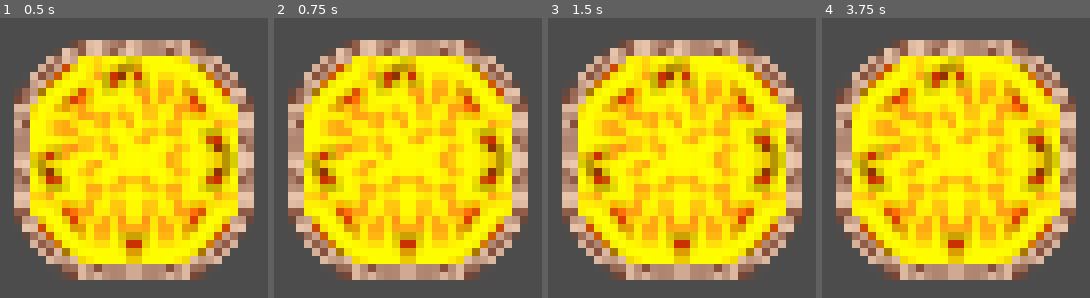
Above: before the commit, frames 1-4 (left to right).
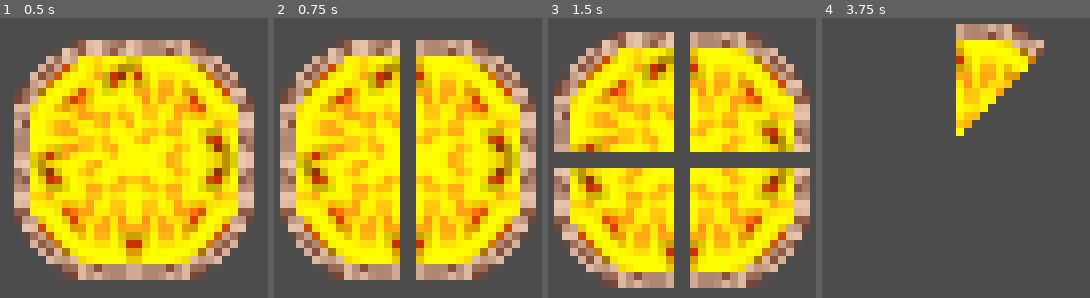
Above: after the commit, the same moments.

Repository: swashdev/minigame-madness
Game: Godot game, scene res://mini/za/scenes/za_minigame.tscn
Same seed, same stepped clock (60 frames per second), same inputs: the game is played once before the commit and once after it. This scene is started directly instead of the project's main scene.
Inputs:
- Up to frame 1 (0.5 s): no input
- Up to frame 2 (0.75 s): tap Enter at 0.5 s; hold Right (move_right) from 0.53 s (still down); hold Space (action) from 0.53 s (still down)
- Up to frame 3 (1.5 s): keep holding Right (move_right); tap Up (move_up) at 0.77 s; release Space (action) at 1.28 s; tap Space (action) at 1.35 s
- Up to frame 4 (3.75 s): tap Up (move_up) at 1.52, 3.02 s; tap Enter at 2 s; release Right (move_right) at 2.03 s; hold Left (move_left) 2.03-2.78 s; hold Space (action) 2.03-2.78 s; hold Right (move_right) from 2.78 s (still down); tap Space (action) at 2.85 s; hold Space (action) from 3.53 s (still down)

Frame 1 is identical in both runs. In frame 2, 46% of the frame differs, in the area x 2-98%, y 7-94%; in frame 3, 60%; in frame 4, 68%, in the area x 5-95%, y 2-94%.

Commit message:
[ZA] add a basic script for the minigame.
The initial script has a basic test mainloop which slices the 'za on a
press of the spacebar.  A "won" signal is declared when the 'za is fully
eaten, but if the minigame is asked to `decide` early it will emit the
"won" signal if the 'za is fully sliced; otherwise a "lost" signal is
emitted.

Diff:
--- a/mini/za/scenes/za_minigame.tscn
+++ b/mini/za/scenes/za_minigame.tscn
@@ -1,7 +1,7 @@
 [gd_scene load_steps=3 format=2]
 
 [ext_resource path="res://mini/za/scenes/za.tscn" type="PackedScene" id=1]
-[ext_resource path="res://shared/scripts/minigame.gd" type="Script" id=2]
+[ext_resource path="res://mini/za/scripts/za_minigame.gd" type="Script" id=2]
 
 [node name="ZaMinigame" type="Node2D"]
 script = ExtResource( 2 )
@@ -9,3 +9,5 @@
 [node name="Za" parent="." instance=ExtResource( 1 )]
 position = Vector2( 320, 240 )
 scale = Vector2( 2, 2 )
+[connection signal="eaten" from="Za" to="." method="_on_Za_eaten"]
+[connection signal="sliced" from="Za" to="." method="_on_Za_sliced"]
--- /dev/null
+++ b/mini/za/scripts/za_minigame.gd
@@ -0,0 +1,33 @@
+extends Minigame
+# A script for the "Slice that 'Za!" minigame.
+
+
+# Used to store whether or not the 'za is fully sliced.
+var _sliced: bool = false
+
+
+# The mainloop for the minigame.
+func _process( _delta ):
+	if Input.is_action_just_pressed( "action" ):
+		$Za.slice()
+
+
+# Decide whether the player has won the minigame.
+# In this minigame, if the player has not already been declared the winner by
+# the time the timer expires, they will be declared the winner ONLY if they
+# have fully sliced the 'za.
+func decide():
+	if _sliced:
+		emit_signal( "won" )
+	else:
+		emit_signal( "lost" )
+
+
+# The 'za has been sliced; make a note of that.
+func _on_Za_sliced():
+	_sliced = true
+
+
+# The 'za has been eaten; declare the player victorious.
+func _on_Za_eaten():
+	emit_signal( "won" )
